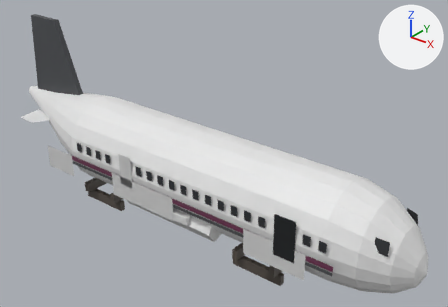
Before and after pictures for a commit that changed the glTF model assets/models/skyline/fuselage.glb.
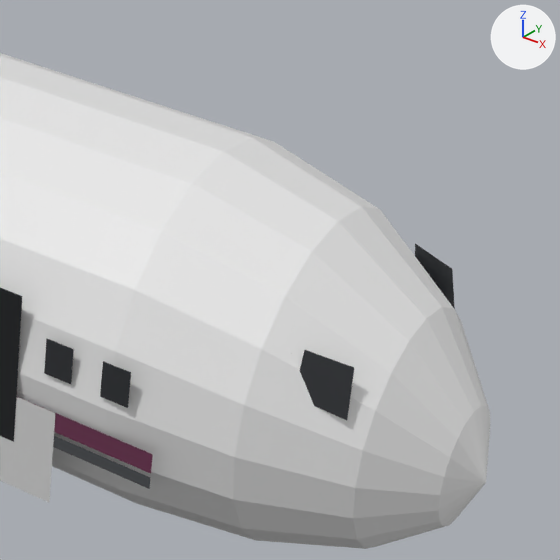
Each version is shown whole from a 50 mm camera at (18.0, -19.7, 16.9) aimed at (1.5, 0.9, 4.1), then close up on the part from 65% to 100% of the width and 45% to 97% of the height. Lighting does not change. The marker at upper right points along +X, +Y and +Z. The first two pictures are the older version. Vertices at exactly the same position are counted once.

Names of what the first close-up shows: 'fuselage'.
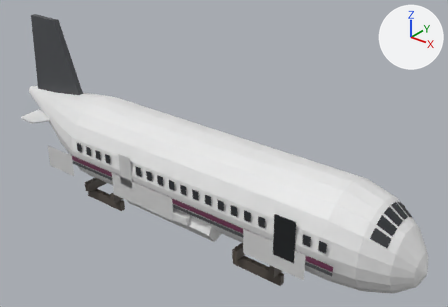
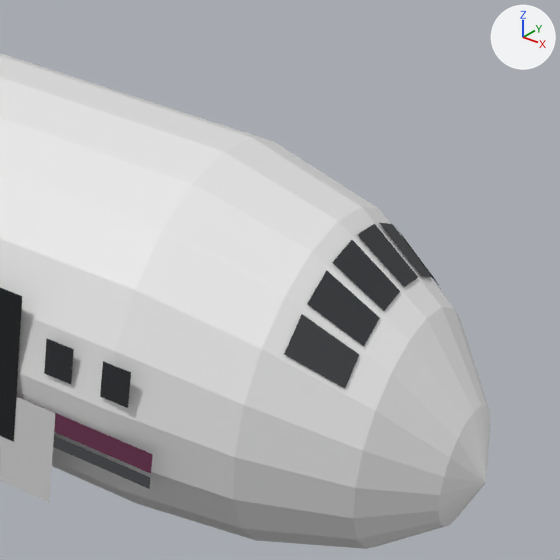
Edits to the bpy script that builds the scene:
```text
Change me_fuselage:
    used by ob_fuselage; location = (0.0, 0.0, 0.0)
    verts and faces of me_fuselage; kept vertices keep their numbers, new ones are numbered from 517
    remove me_fuselage.from_pydata(...)  # 517 vertices, 632 faces; spans x -12.0..12.0, y -2.2..2.2, z 0.0..9.0
    add me_fuselage.from_pydata(...)  # 533 vertices, 636 faces; spans x -12.0..12.0, y -2.2..2.2, z 0.0..9.0
    me_fuselage part 1: the loose piece of 4 vertices spanning x 10.4..10.9, y -1.5..-1.2, z 3.6..4.3 is deleted
    me_fuselage part 2: the loose piece of 4 vertices spanning x 10.4..10.9, y 1.2..1.5, z 3.6..4.3 is deleted
    me_fuselage part 3
    add verts[517] = (10.2, -0.6, 4.8)  # pixel (326, 270)
    add verts[518] = (10.2, -1.0, 4.6)  # pixel (306, 303)
    add verts[519] = (10.2, -0.5, 4.8)  # pixel (332, 262)
    add for new, old in zip([520, 521, 522], [517, 518, 519]): verts[new] = verts[old] + (0.6, 0.1, -0.4)
    add verts[523] = (10.2, 0.5, 4.8)  # pixel (374, 223)
    add verts[524] = (10.2, 1.0, 4.6)  # pixel (392, 224)
    add verts[525] = (10.2, 0.6, 4.8)  # pixel (378, 222)
    add for new, old in zip([526, 527, 528], [523, 524, 525]): verts[new] = verts[old] + (0.6, -0.1, -0.4)
    add verts[529] = (10.8, -1.2, 3.9)  # pixel (345, 388)
    add verts[530] = (10.8, -0.9, 4.2)  # pixel (359, 354)
    add verts[531] = (10.2, -1.1, 4.5)  # pixel (301, 313)
    add verts[532] = (10.2, -1.5, 4.2)  # pixel (284, 354)
    add verts[533] = (10.8, -0.1, 4.5)  # pixel (400, 291)
    add verts[534] = (10.2, -0.1, 4.9)  # pixel (352, 239)
    add verts[535] = (10.8, 0.1, 4.5)  # pixel (404, 287)
    add verts[536] = (10.2, 0.1, 4.9)  # pixel (357, 234)
    add verts[537] = (10.8, 0.9, 4.2)  # pixel (435, 279)
    add verts[538] = (10.8, 1.2, 3.9)  # pixel (441, 290)
    add verts[539] = (10.2, 1.5, 4.2)
    add verts[540] = (10.2, 1.1, 4.5)  # pixel (395, 226)
    add faces += [(529, 530, 531), (529, 531, 532), (517, 521, 520), (517, 518, 521), (522, 533, 534), (519, 522, 534)]
    add faces += [(523, 535, 526), (523, 536, 535), (524, 528, 527), (524, 525, 528), (537, 538, 539), (537, 539, 540)]
    other edits to the shape of me_fuselage do not show in these pictures
```

Changed parts and their boxes (x1, y1, x2, y2) in the close-ups (560 x 560 px):
part 1 of me_fuselage, deleted
    before: (300, 350, 354, 420)
part 2 of me_fuselage, deleted
    before: (415, 244, 455, 309)
part 3 of me_fuselage, added
    after: (284, 222, 441, 388)
